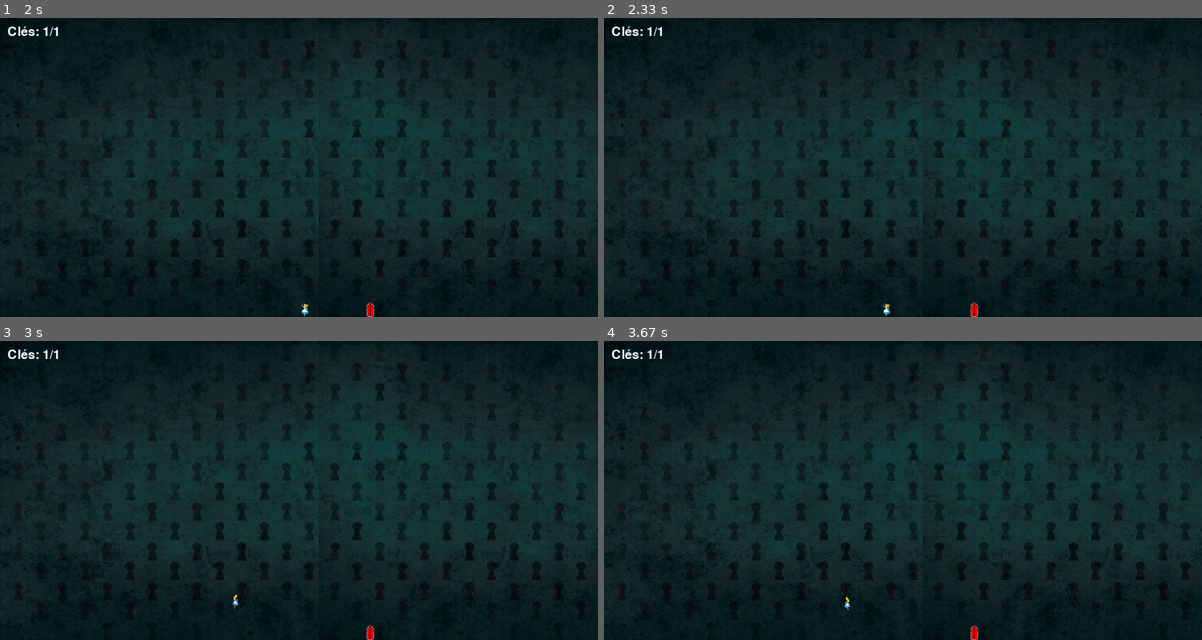
Above: before the commit, frames 1-4 (two rows, left to right).
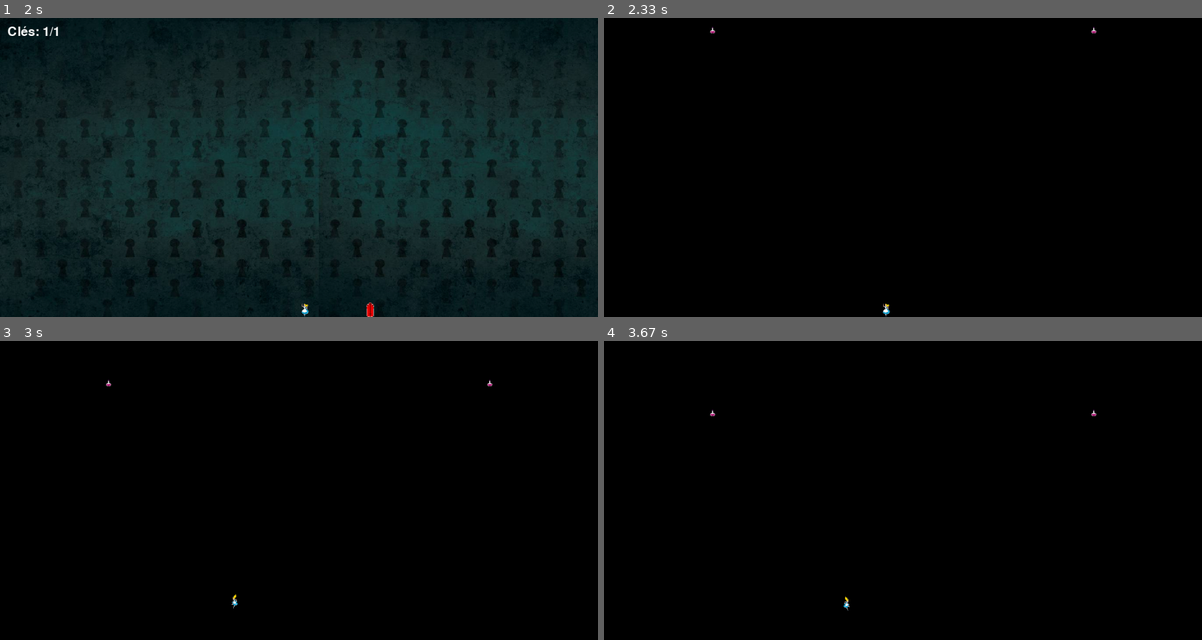
Above: after the commit, the same moments.

Repository: bouleaulama30/platformer_pygame
Game: pygame game, started from platformer_main.py
Two runs of this game, one before a commit and one after it. Both use one fixed random seed, a clock stepped at 60 frames per second and the inputs below.
Inputs:
- Up to frame 1 (2 s): tap Enter at 0.33 s; hold Up 0.67-1.13 s; hold Right 1.17-1.63 s; hold Left from 1.67 s (still down)
- Up to frame 2 (2.33 s): release Left at 2.2 s; hold N from 2.23 s (still down); hold Left from 2.23 s (still down)
- Up to frame 3 (3 s): release N at 2.63 s; release Left at 2.63 s; hold Left from 2.67 s (still down); tap Space at 2.73 s
- Up to frame 4 (3.67 s): tap Space at 3.03, 3.17, 3.57 s; release Left at 3.07 s; hold Up 3.1-3.47 s; hold Right from 3.5 s (still down)

Frame 1 is identical in both runs. In frame 2, 92% of the frame differs, in the area x 0-100%, y 0-100%; in frame 3, 92%; in frame 4, 92%.

Commit message:
messages pilules

Diff:
--- a/block.py
+++ b/block.py
@@ -145,13 +145,13 @@
 
 class Pilule() :
 	def __init__(self, pos) :
-		const = 100
+		const = 500
 		if pos == "gauche" :
-			self.posx = largeur_fenetre - const - len_bloc
+			self.posx = largeur_fenetre//2 - const - len_bloc
 			self.id = "bleue"
 			self.image = pilBleue
 		else :
-			self.posx = largeur_fenetre + const
+			self.posx = largeur_fenetre//2 + const
 			self.id = "rouge"
 			self.image = pilRouge
 		self.posy = 10
@@ -160,8 +160,8 @@
 	def dessine(self, display) :
 		display.blit(self.image, (self.posx, self.posy))
 
-def descendre(p1, p2) :
-	v = 50 #vitesse
-	if p1.posy < 4*len_bloc :
-		p1.posy += v
-		p2.posy += v
+def descendre(pills) :
+	v = 1 #vitesse
+	if pills[0].posy < hauteur_fenetre - 6*len_bloc :
+		pills[0].posy += v
+		pills[1].posy += v
--- a/fonts.py
+++ b/fonts.py
@@ -4,7 +4,7 @@
 
 
 basic = "umpush"
-def affiche(display, mot) :
+def affiche(display, mot, posx=None, posy=None) :
 	police = {
     "basic" : pygame.font.SysFont(basic, 70),
     "wonder" : pygame.font.SysFont("z003", 175),
@@ -44,3 +44,22 @@
 		choix_posx = largeur_fenetre//2 - choix.get_width()//2
 		choix_posy = 0.1*choix.get_height()
 		display.blit(choix, (choix_posx, choix_posy))
+
+	if "Déjà" in mot :
+		font = pygame.font.SysFont("z003", 125)
+		reveil = font.render(mot, True, white)
+		reveil_posx = largeur_fenetre//2 - reveil.get_width()//2
+		reveil_posy = 2.5*reveil.get_height()
+		display.blit(reveil, (reveil_posx, reveil_posy))
+	if 'Oui' in mot :
+		font = pygame.font.SysFont("z003", 40)
+		oui = font.render(mot, True, white)
+		oui_posx = posx + len_bloc//2 - oui.get_width()//2
+		oui_posy = posy - 1.5*len_bloc - oui.get_height()
+		display.blit(oui, (oui_posx, oui_posy))
+	if 'Non' in mot :
+		font = pygame.font.SysFont("z003", 40)
+		non = font.render(mot, True, white)
+		non_posx = posx + len_bloc//2 - non.get_width()//2
+		non_posy = posy - 1.5*len_bloc - non.get_height()
+		display.blit(non, (non_posx, non_posy))
--- a/platformer_main.py
+++ b/platformer_main.py
@@ -5,7 +5,7 @@
 from constante import *
 from sounds import *
 from mini_jeu import *
-#from fonts import affiche
+from fonts import affiche
 from decoupageFonctionnement import *
 from editor_mode import *
 
@@ -176,14 +176,11 @@
 		if pressed_keys[K_e]:
 			etape= "editor_mode"
 			state= "init"
-		if pressed_keys[K_b] :
+		if pressed_keys[K_n] :
 			etape="fin?"
 			state="init"
 			stop_sound("wind_for_falling")
 			arreteMusique()
-
-
-
 
 	if etape == "editor_mode":
 		if state=='init':
@@ -356,9 +353,23 @@
 	if etape == "fin?" :
 		if state == "init" :
 			pills = [Pilule("droite"), Pilule("gauche")]
-			question = Mot("Déjà l'heure de se réveiller ?")
+			question = "Déjà l'heure de se réveiller ?"
+			nbFrames = 0
+			state = "ongoing"
+
+		player.deplacement(facteur_mvt, vel_jump, dt, pressed_keys, t_blocks, g)
+		if nbFrames < 300 :
+			nbFrames += 1
+		elif nbFrames < 500 :
+			nbFrames += 1
+			affiche(display, question)
+		else :
+			affiche(display, question)
+			affiche(display, "Oui", pills[0].posx, pills[0].posy)
+			affiche(display, "Non", pills[1].posx, pills[1].posy)
+		descendre(pills)
 		fill(display, pills)
-
+		player.dessine(display)
 
 	pygame.display.update() # Mise à jour de l'affichage
 
